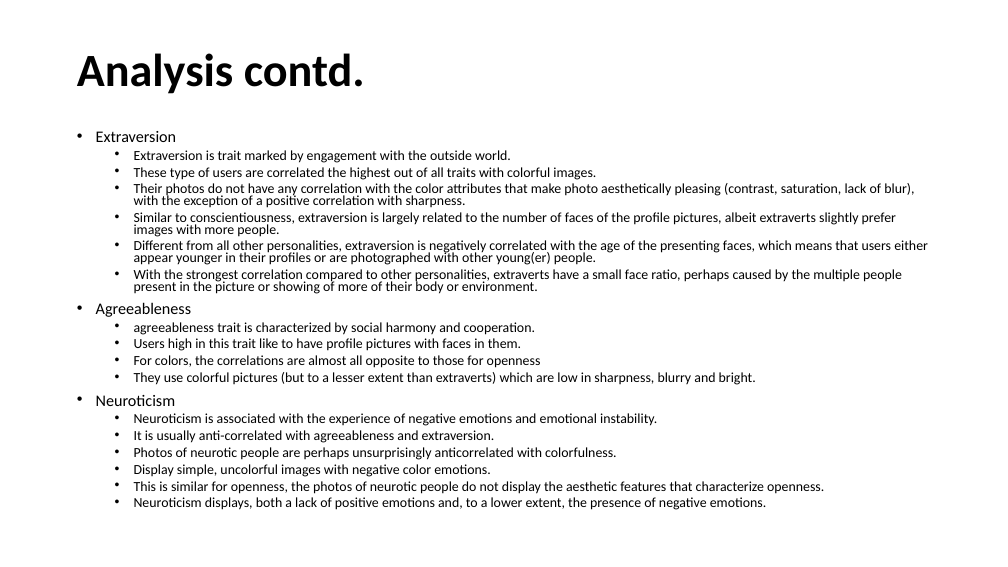
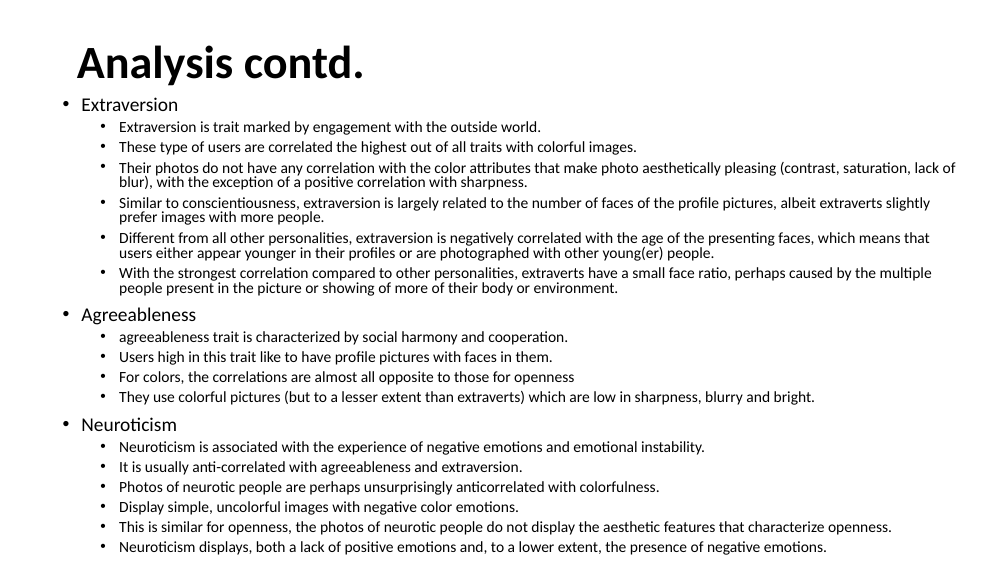
Before and after one commit to Sandhya-Bairi/USU-Assignments-and-Projects, a slide deck: slide 21 of CS 6675 - Advance Data Science/Practicum/Presentation.pptx. Drawn at 1008x567 pixels with LibreOffice and Linux fonts; fonts in the diff are those of the drawing. Boxes give left, top, right and bottom in pixels: in the first picture for what was removed or moved away, otherwise in the second. Text is boxed around its words. In the diff, an @@ line names an element or a change of style, - is before the commit and + after.

```diff
--- a/CS 6675 - Advance Data Science/Practicum/Presentation.pptx
+++ b/CS 6675 - Advance Data Science/Practicum/Presentation.pptx
@@ title "Analysis contd.": place and size @@
-title "Analysis contd." at [77, 53, 365, 94]
+title "Analysis contd." at [77, 45, 365, 86]
@@ text "Extraversion": place and size @@
-text "Extraversion" at [96, 131, 928, 510]
+text "Extraversion" at [81, 97, 956, 555]
@@ text "Extraversion" at [81, 97, 956, 555]: size 15.4 to 18.5 pt in "Extraversion", "Agreeableness", "Neuroticism"; size 13.2 to 14.8 pt; line spacing 0.7 to 0.8 @@
```
Also in this commit, not shown: 3 other slides changed.
